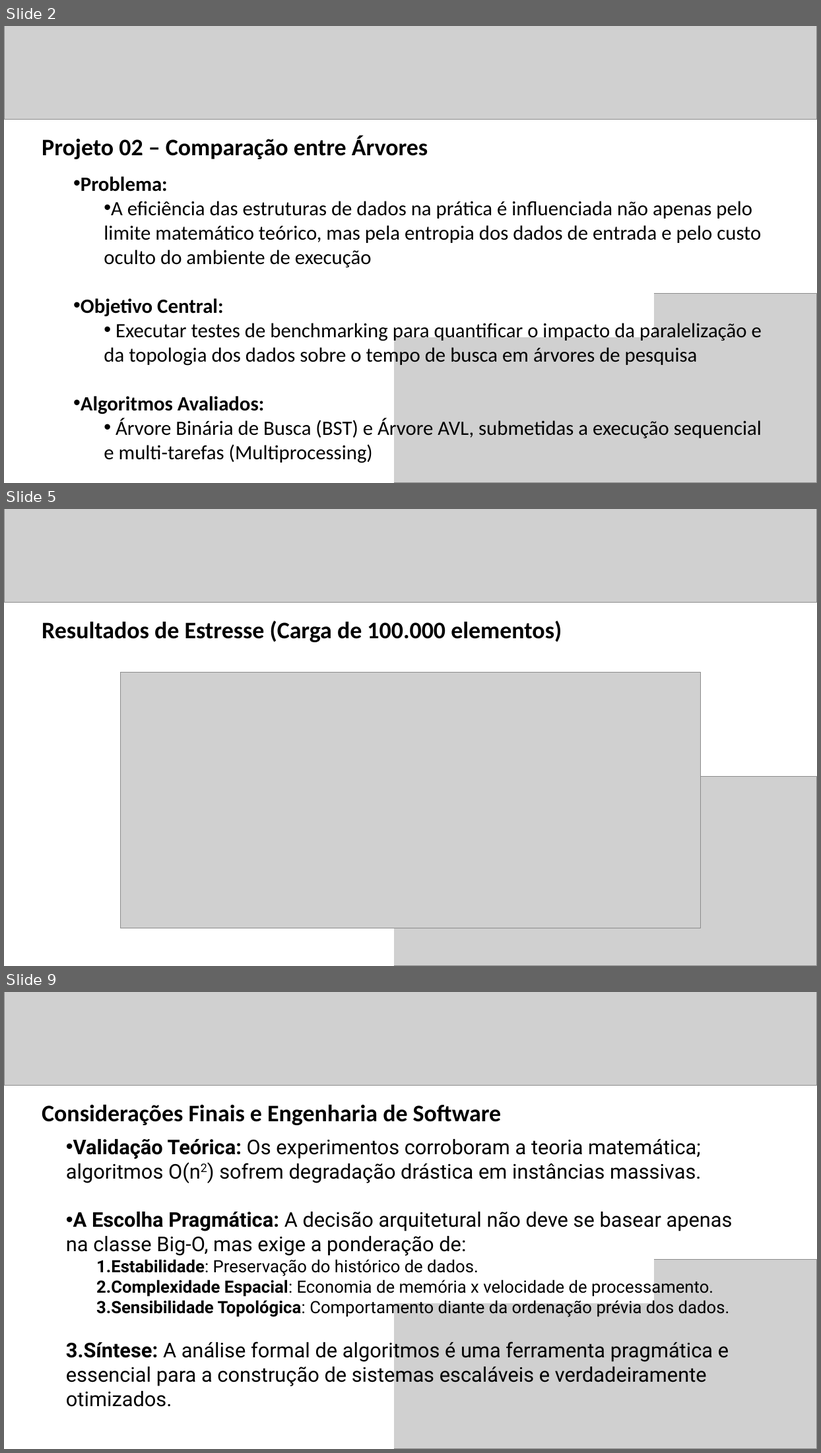
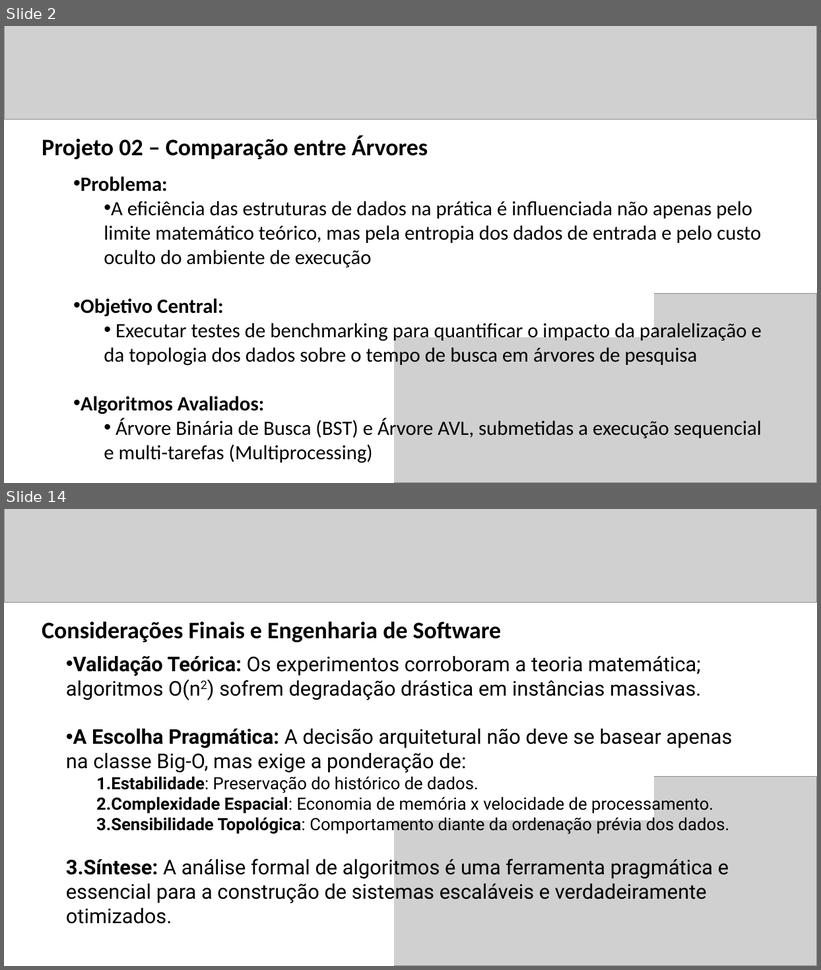
Before and after one commit to candidomor/Mestrado-Algoritimos-Projeto2, a slide deck: Apresentação - Projeto 02.pptx. Shown one above the other, each under a label of ours: slides 2, 5 and 9 before the commit, slides 2 and 14 after it; the slides between them are not shown. The pictures are 821x1453 and 821x970 pixels, drawn with LibreOffice and Linux fonts; fonts in the diff are those of the drawing; grey boxes stand for pictures. Boxes give left, top, right and bottom in pixels: in the first picture for what was removed or moved away, otherwise in the second. Text is boxed around its words. In the diff, an @@ line names an element or a change of style, - is before the commit and + after.

Commit message:
Atualização dos resultados, gráficos V5 e organização de arquivos de apresentação

```diff
--- a/Apresentação - Projeto 02.pptx
+++ b/Apresentação - Projeto 02.pptx
@@ slide 5 removed at (x1=4, y1=509, x2=817, y2=966), background #FFFFFF @@
@@ picture removed at (x1=4, y1=509, x2=817, y2=602) @@
@@ title removed at (x1=42, y1=621, x2=562, y2=642) @@
-Resultados de Estresse (Carga de 100.000 elementos)
@@ picture removed at (x1=120, y1=673, x2=700, y2=929) @@
@@ rectangle removed at (x1=320, y1=777, x2=394, y2=966) @@
@@ picture removed at (x1=370, y1=777, x2=817, y2=966) @@
@@ what was slide 9 is now slide 14 @@
```
Also in this commit, not shown: 4 slides changed, 7 slides added, 1 other slide removed, 10 other files.
